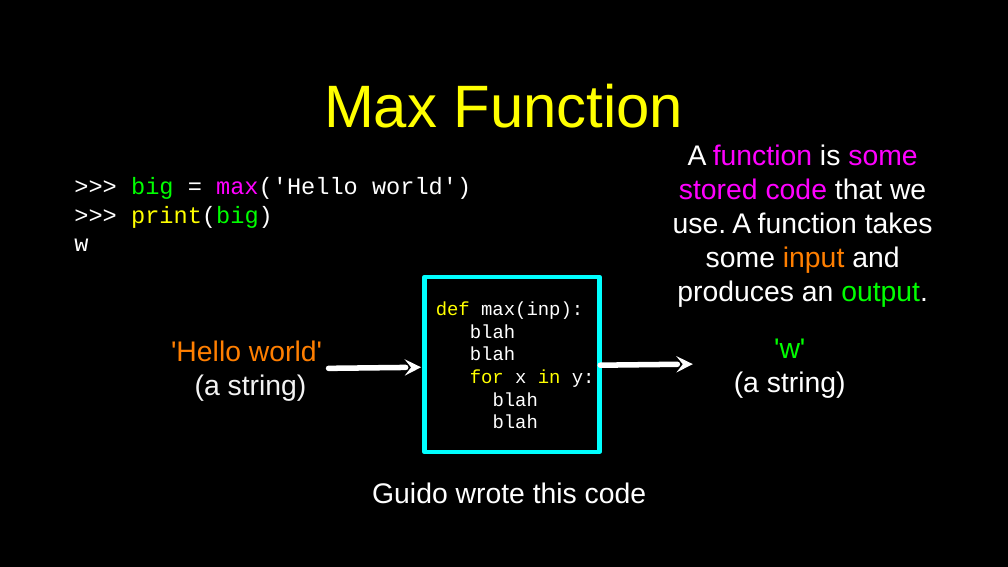
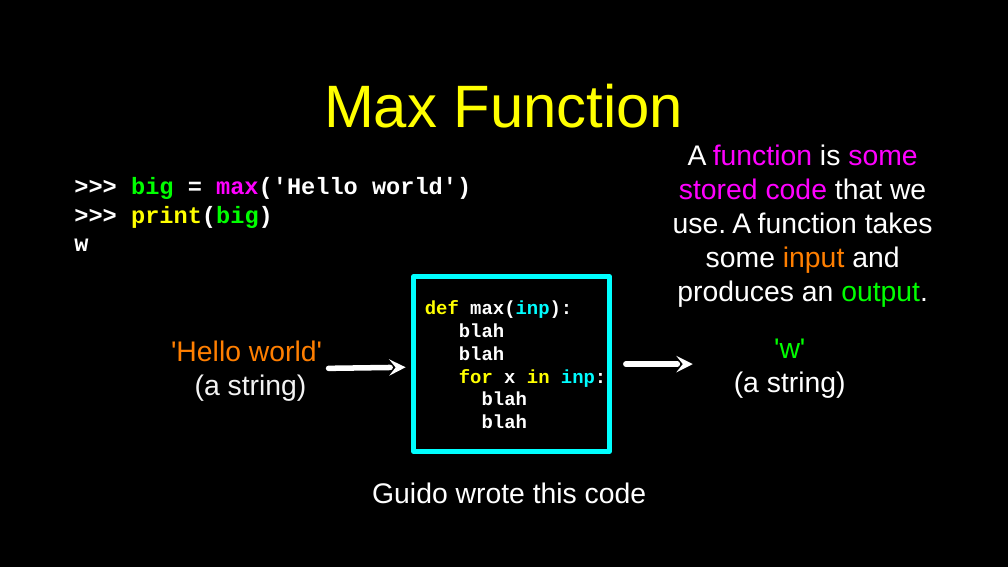
Before and after one commit to csev/py4e, a slide deck: slide 7 of lectures3/Pythonlearn-04-Functions.pptx. Drawn at 1008x567 pixels with LibreOffice and Linux fonts; fonts in the diff are those of the drawing. Boxes give left, top, right and bottom in pixels: in the first picture for what was removed or moved away, otherwise in the second. Text is boxed around its words. In the diff, an @@ line names an element or a change of style, - is before the commit and + after.

```diff
--- a/lectures3/Pythonlearn-04-Functions.pptx
+++ b/lectures3/Pythonlearn-04-Functions.pptx
@@ text ">>> big = max('Hello world')" at [74,177,471,251]: bold on @@
@@ rectangle "def max(inp):": place and size @@
-rectangle "def max(inp):" at [425,277,599,452]
+rectangle "def max(inp):" at [413,277,609,451]
@@ text in rectangle at [425,301,572,428]: text colour #FFFFFF to #00FDFF in "max(inp):"; bold on in "def max(inp):", "blah", "blah", "blah" and 1 more places @@
@@ arrow moved from (421, 367) - (329, 369) to (405, 367) - (329, 369) @@
@@ text in rectangle at [459,369,606,387]: text changed; bold on @@
-for x in y:
+for x in inp:
@@ arrow moved from (693, 364) - (600, 365) to (693, 364) - (626, 364) @@
```
Also in this commit, not shown: 13 other slides changed, 1 slide added, 3 other files.
